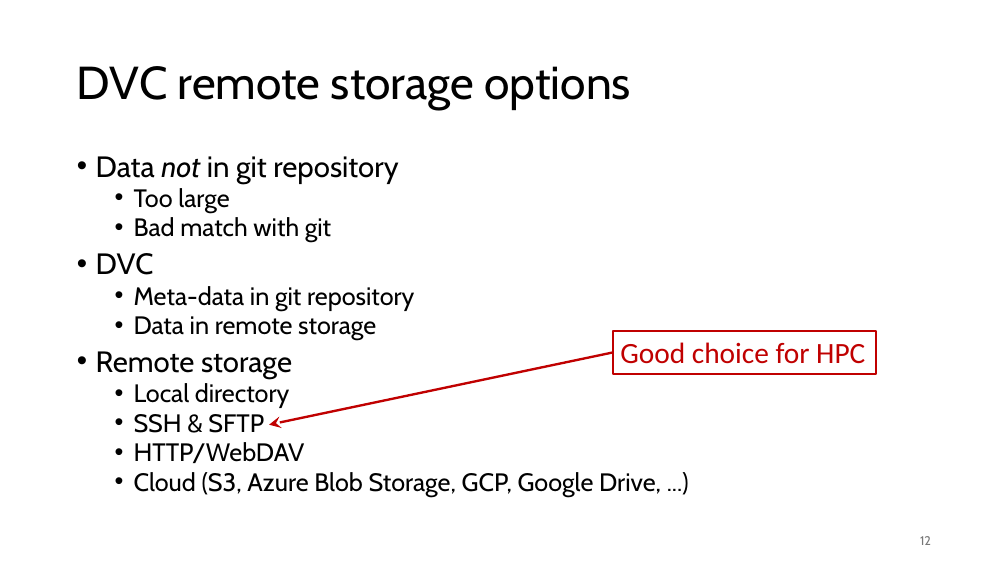
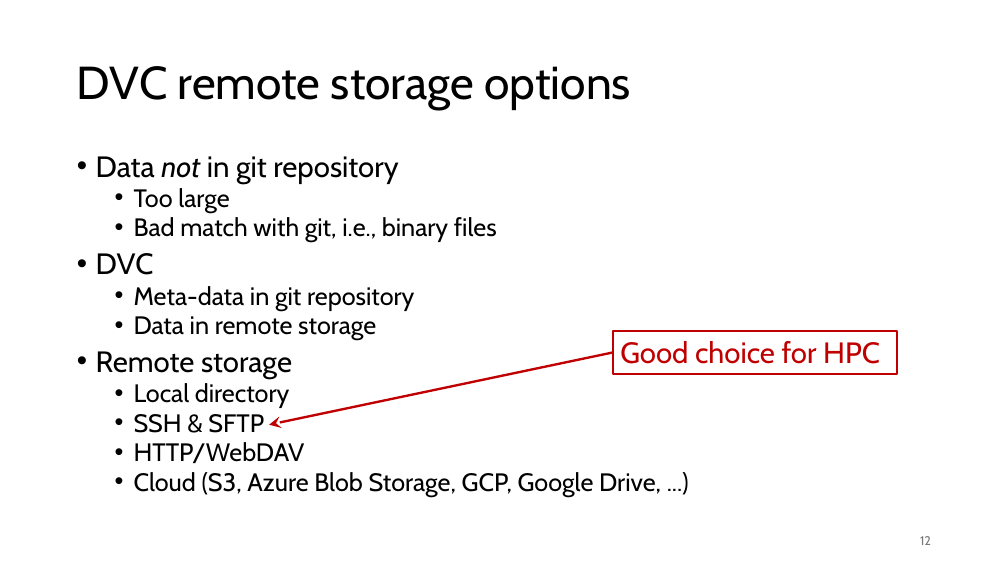
Before and after one commit to gjbex/MLOps-on-HPC, a slide deck: slide 12 of mlops_on_hpc.pptx. Drawn at 1008x567 pixels with LibreOffice and Linux fonts; fonts in the diff are those of the drawing. Boxes give left, top, right and bottom in pixels: in the first picture for what was removed or moved away, otherwise in the second. Text is boxed around its words. In the diff, an @@ line names an element or a change of style, - is before the commit and + after.

```diff
--- a/mlops_on_hpc.pptx
+++ b/mlops_on_hpc.pptx
@@ text at [134,217,497,243]: text changed @@
-  • Bad match with git
+  • Bad match with git, i.e., binary files
@@ rectangle "Good choice for HPC": place and size @@
-rectangle "Good choice for HPC" at [613,331,876,374]
+rectangle "Good choice for HPC" at [613,331,898,374]
@@ rectangle "Good choice for HPC" at [613,331,898,374]: font Calibri to Cabin @@
```
Also in this commit, not shown: 4 other slides changed, 12 slides added, 2 slides removed.
